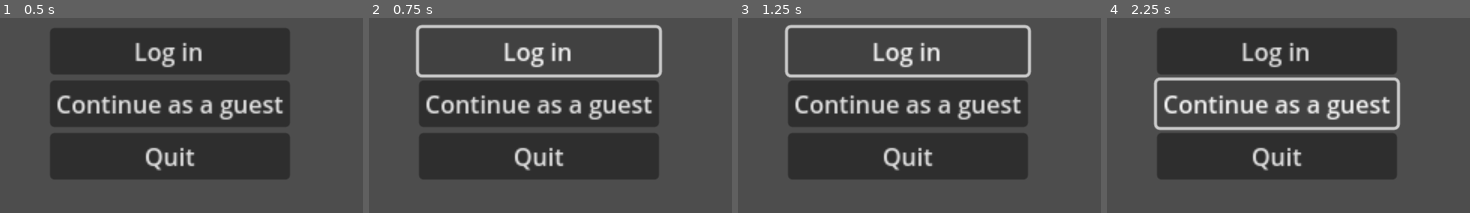
Above: before the commit, frames 1-4 (left to right).
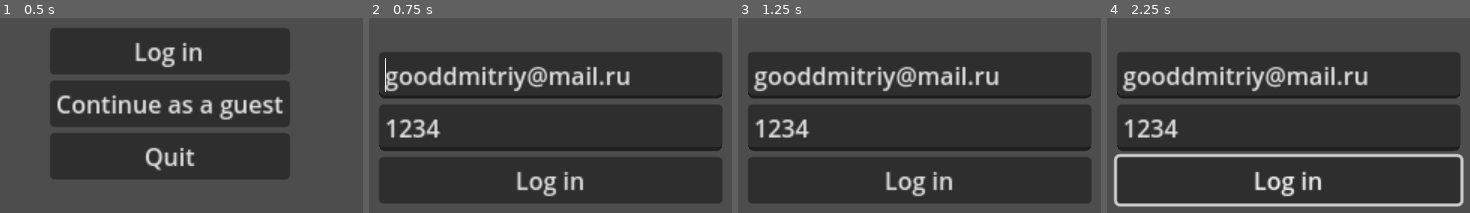
Above: after the commit, the same moments.

Repository: 0riginaln0/GuitarcollectorsClient
Game: Godot game, scene res://Scenes/StartWindow/start_window.tscn
Two runs of this game, one before a commit and one after it. Both use one fixed random seed, a clock stepped at 60 frames per second and the inputs below.
Inputs (mouse positions are in pixels of both pictures, inside the frame that each line leads up to):
- Up to frame 1 (0.5 s): no input
- Up to frame 2 (0.75 s): click "Log in" at 0.5 s
- Up to frame 3 (1.25 s): no input
- Up to frame 4 (2.25 s): click "Log in" at 1.25 s; click (1277, 103) at 2 s, where only the run before the commit has a clickable "Continue as a guest"

Frame 1 is identical in both runs. In frame 2, 41% of the frame differs, in the area x 2-98%, y 3-95%; in frame 3, 41%; in frame 4, 51%, in the area x 1-99%, y 5-97%.

Commit message:
log in: get JWT token done

Diff:
--- a/Scenes/AuthenticationWindow/authentication_window.gd
+++ b/Scenes/AuthenticationWindow/authentication_window.gd
@@ -13,8 +13,16 @@
 func authenticate(email: String, password: String):
 	#do post request to "http://localhost:8080/api/auth/authenticate"
 	#save JWT
+	var data_to_send = {
+		"email": email,
+		"password": password
+	}
+	var url := "http://localhost:8080/api/auth/authenticate"
+	var json = JSON.stringify(data_to_send, "\t")
+	var headers = ["Content-Type: application/json"]
+	$HTTPRequest.request(url, headers, HTTPClient.METHOD_POST, json)
+	print("Хорошо")
 	Jwt.set_token("")
-	print("Зоебис")
 	# Если всё хорошо, переключаемся на сцену выбора категории
 	pass
 
@@ -23,3 +31,9 @@
 	var password: String = $MarginContainer/VBoxContainer/password.text
 	authenticate(email, password)
 	pass # Replace with function body.
+
+
+func _on_http_request_request_completed(result: int, response_code: int, headers: PackedStringArray, body: PackedByteArray) -> void:
+	var json = body.get_string_from_utf8()
+	var parsed_data = JSON.parse_string(json)
+	print(parsed_data)
--- a/Scenes/AuthenticationWindow/authentication_window.tscn
+++ b/Scenes/AuthenticationWindow/authentication_window.tscn
@@ -27,7 +27,7 @@
 [node name="email" type="LineEdit" parent="MarginContainer/VBoxContainer"]
 layout_mode = 2
 theme = ExtResource("1_ljptm")
-text = "email"
+text = "gooddmitriy@mail.ru"
 expand_to_text_length = true
 caret_blink = true
 script = ExtResource("2_gw306")
@@ -35,11 +35,14 @@
 [node name="password" type="LineEdit" parent="MarginContainer/VBoxContainer"]
 layout_mode = 2
 theme = ExtResource("1_ljptm")
-text = "password"
+text = "1234"
 caret_blink = true
 
 [node name="Log in" type="Button" parent="MarginContainer/VBoxContainer"]
 layout_mode = 2
 text = "Log in"
 
+[node name="HTTPRequest" type="HTTPRequest" parent="."]
+
 [connection signal="button_up" from="MarginContainer/VBoxContainer/Log in" to="." method="_on_log_in_button_up"]
+[connection signal="request_completed" from="HTTPRequest" to="." method="_on_http_request_request_completed"]
--- a/Scenes/StartWindow/start_window.gd
+++ b/Scenes/StartWindow/start_window.gd
@@ -12,7 +12,7 @@
 
 
 func _on_logging_in_button_up() -> void:
-	pass # Replace with function body.
+	get_tree().change_scene_to_file("res://Scenes/AuthenticationWindow/authentication_window.tscn")
 
 
 func _on_continue_as_guest_button_up() -> void:
--- a/src/JWT.gd
+++ b/src/JWT.gd
@@ -1,7 +1,7 @@
 extends Node
 
 # String field
-var token = ""
+var token: String = ""
 
 # Function to set the token
 func set_token(new_token: String) -> void:
